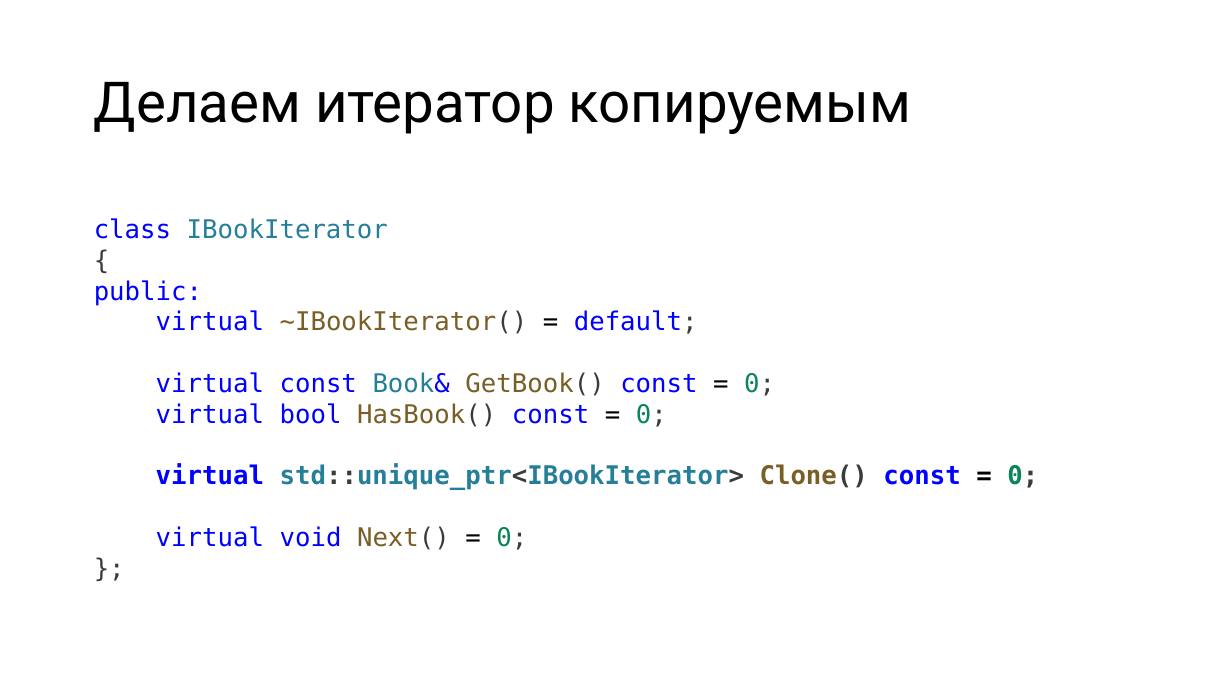
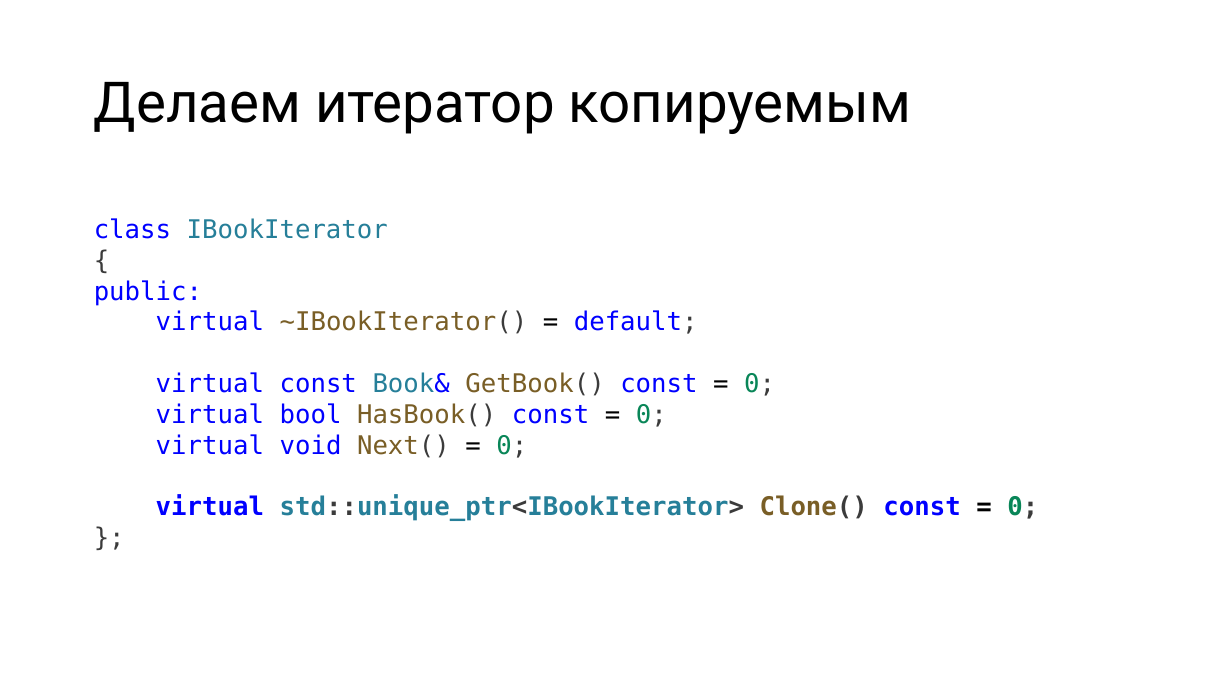
Before and after one commit to alexey-malov/ood, a slide deck: slide 16 of lectures/09.iterator/iterator.pptx (slide 17 before the commit). Drawn at 1232x693 pixels with LibreOffice and Linux fonts; fonts in the diff are those of the drawing. Boxes give left, top, right and bottom in pixels: in the first picture for what was removed or moved away, otherwise in the second. Text is boxed around its words. In the diff, an @@ line names an element or a change of style, - is before the commit and + after.

Commit message:
Обновил лекции по паттернам "Адаптер" и "Итератор"

```diff
--- a/lectures/09.iterator/iterator.pptx
+++ b/lectures/09.iterator/iterator.pptx
@@ text at [156,434,527,458]: paragraph added @@
+virtual void Next() = 0;
@@ text at [156,526,527,550]: paragraph removed @@
-virtual void Next() = 0;
```
Also in this commit, not shown: 6 other slides changed, 1 slide added, 2 slides removed.
